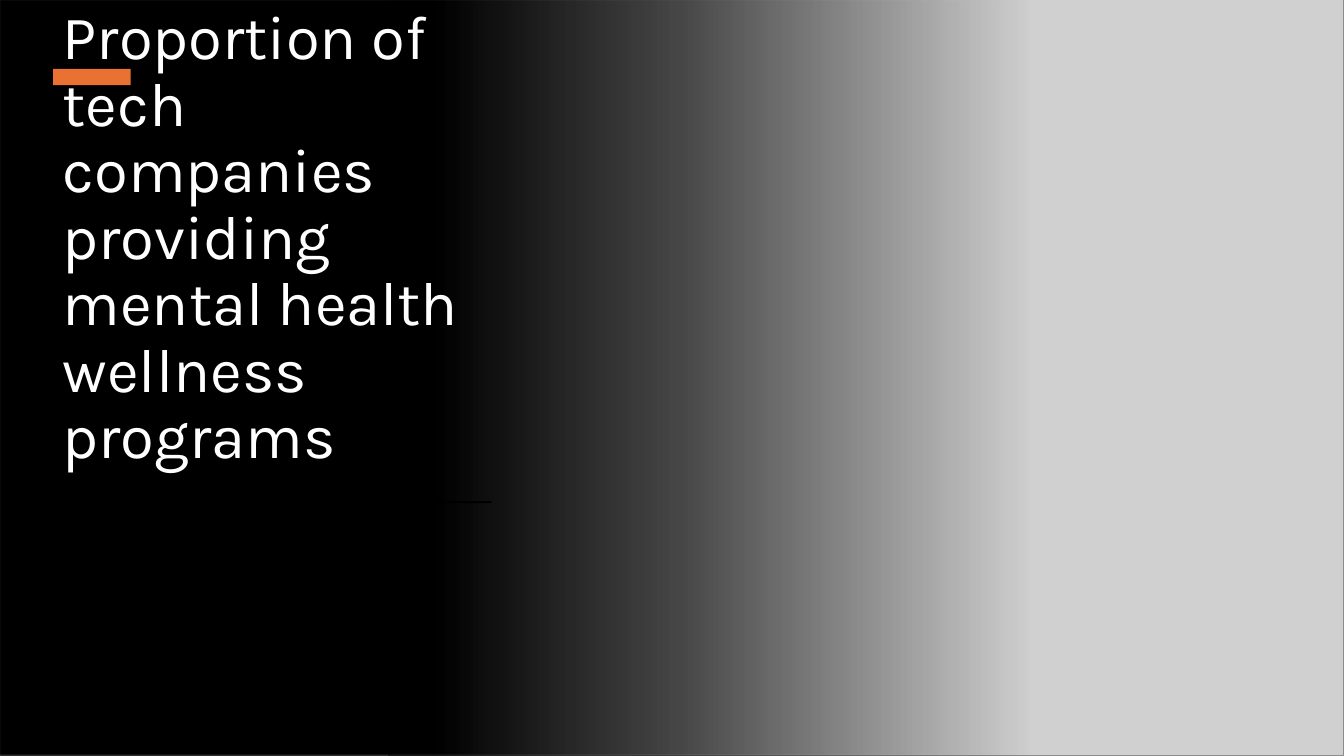
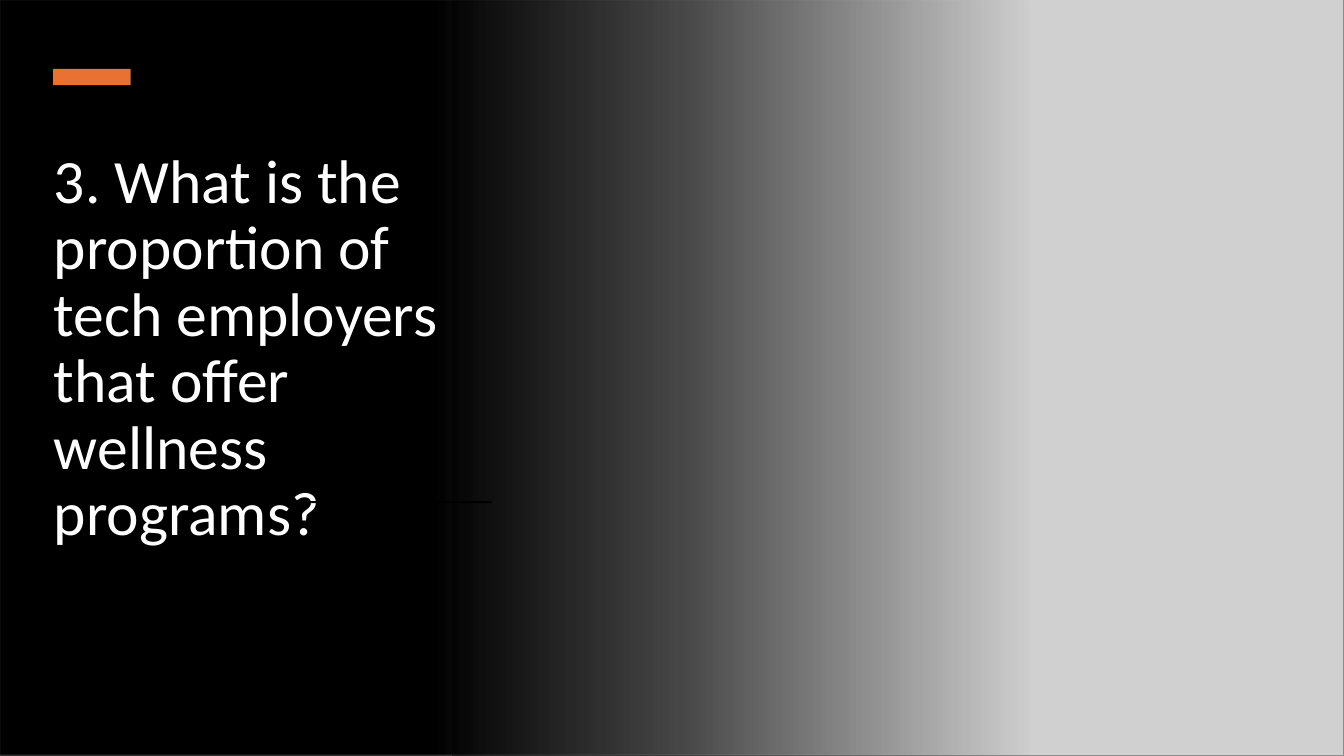
Before and after one commit to K-G-Witt/project1-team4, a slide deck: slide 9 of Initial Presentation.pptx (slide 8 before the commit). Drawn at 1344x756 pixels with LibreOffice and Linux fonts; fonts in the diff are those of the drawing; grey boxes stand for pictures. Boxes give left, top, right and bottom in pixels: in the first picture for what was removed or moved away, otherwise in the second. Text is boxed around its words. In the diff, an @@ line names an element or a change of style, - is before the commit and + after.

```diff
--- a/Initial Presentation.pptx
+++ b/Initial Presentation.pptx
@@ picture: place and size @@
-picture at (388,0,1344,756)
+picture at (453,0,1344,756)
@@ title at (54,160,438,546): text changed; font Karla to Calibri @@
-Proportion of tech companies providing mental health wellness programs
+3. What is the proportion of tech employers that offer wellness programs?
```
Also in this commit, not shown: 5 other slides changed, 9 slides added, 5 slides removed, 1 other file.
